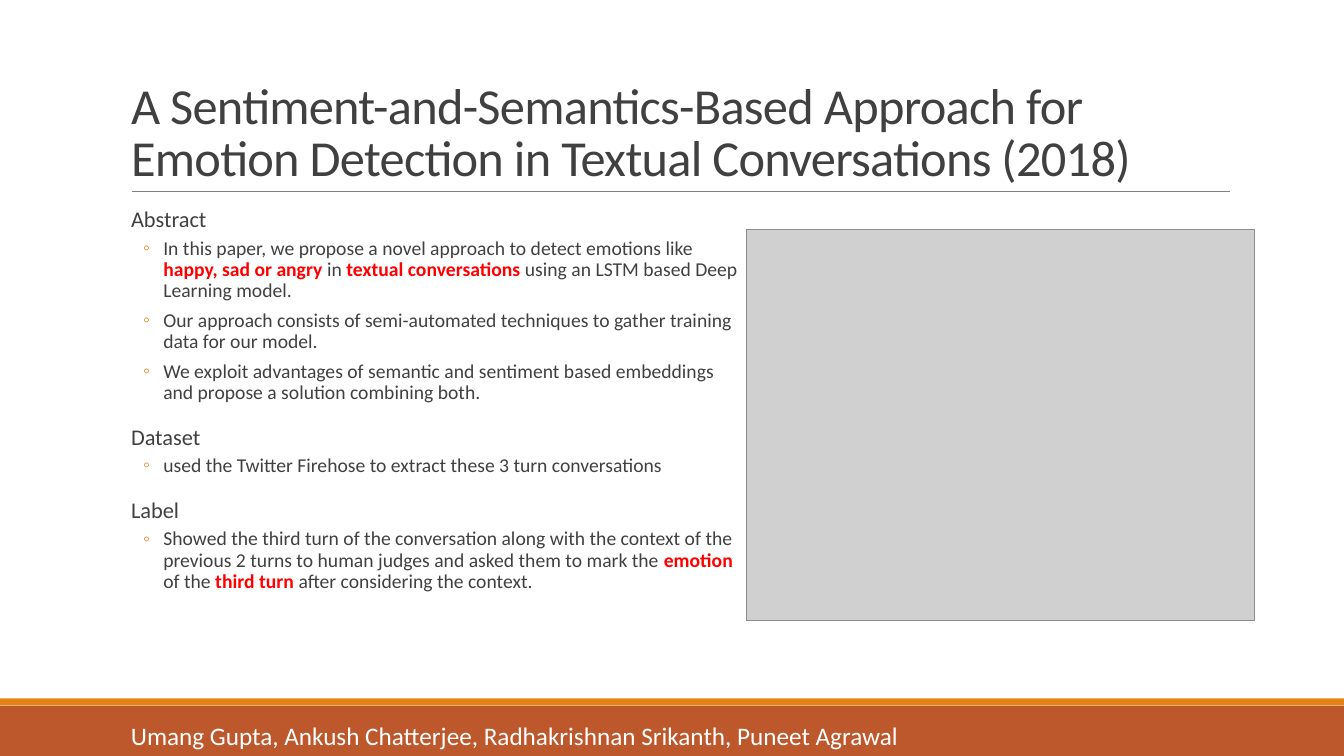
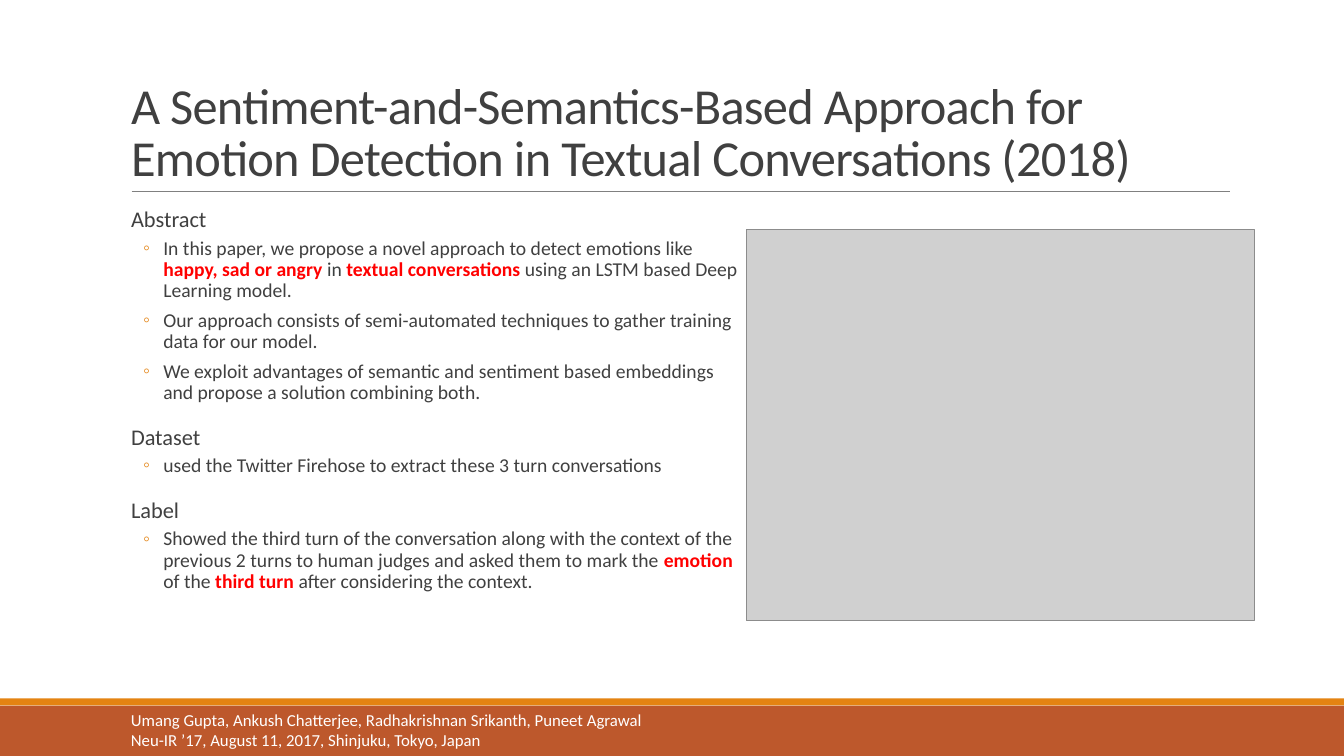
Before and after one commit to liangxh/grad, a slide deck: slide 7 of [报告] Text Emotion Detection.pptx. Drawn at 1344x756 pixels with LibreOffice and Linux fonts; fonts in the diff are those of the drawing; grey boxes stand for pictures. Boxes give left, top, right and bottom in pixels: in the first picture for what was removed or moved away, otherwise in the second. Text is boxed around its words. In the diff, an @@ line names an element or a change of style, - is before the commit and + after.

```diff
--- a/[报告] Text Emotion Detection.pptx
+++ b/[报告] Text Emotion Detection.pptx
@@ text "Umang Gupta, Ankush Chatterjee, Radhakrishnan ...": place and size @@
-text "Umang Gupta, Ankush Chatterjee, Radhakrishnan ..." at (131,727,898,750)
+text "Umang Gupta, Ankush Chatterjee, Radhakrishnan ..." at (131,714,642,749)
@@ text at (131,714,642,729): size 18 to 12 pt in "Umang Gupta, Ankush Chatterjee, Radhakrishnan Srikanth, Pune ..." @@
@@ text at (131,734,480,749): paragraph added @@
+Neu-IR ’17, August 11, 2017, Shinjuku, Tokyo, Japan
```
Also in this commit, not shown: 11 other slides changed, 3 slides added, 5 other files.
